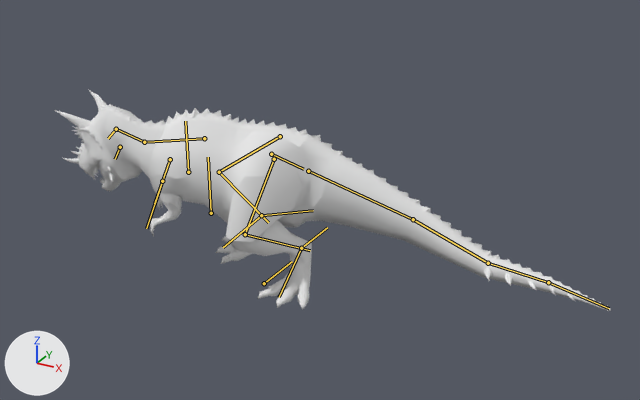
Two versions of the glTF model Project/area/2 dino jungle/object/model/dino/DinoRex.gltf, one commit apart.
Before and after are seen from a 50 mm lens placed at (44.1, -68.1, 45.0), pointed at (4.8, 3.2, 9.3). The lights are fixed; the arrows at lower left show +X, +Y and +Z. Both versions are drawn at frame 45 of the action 'rex-tail-attack'; the numbers are the values there. The bones that bend it are drawn over the model as lines.

The first picture shows 'DinoRexMesh'.
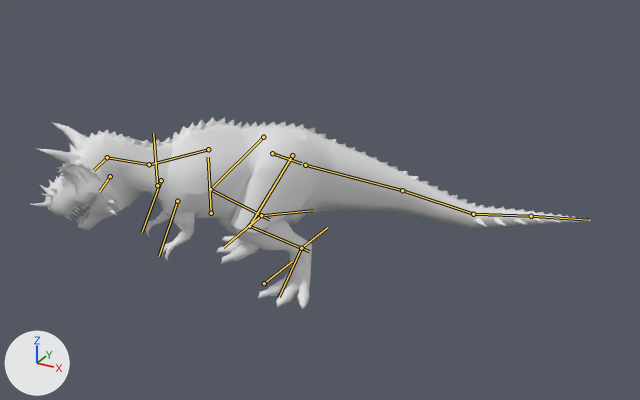
The change, as JSON lines over the scene's bpy script:
```json
{"block": "bone_hip", "where": "bone_hip = bpy.data.objects['DinoRexRoot'].pose.bones['hip']  # child of 'root'"}
{"op": "set", "path": "bone_hip.rotation_quaternion", "old": "(0.846, -0.082, 0.179, -0.495)", "new": "(0.952, -0.097, 0.086, -0.279)", "note": "degrees (-19, 13, -63) -> degrees (-14, 6, -33)"}
{"block": "bone_tail1", "where": "bone_tail1 = bpy.data.objects['DinoRexRoot'].pose.bones['tail1']  # child of 'hip'"}
{"op": "set", "path": "bone_tail1.rotation_quaternion", "old": "(0.99, -0.098, -0.019, -0.095)", "new": "(0.992, -0.096, -0.024, -0.081)", "note": "degrees (-11, -3, -11) -> degrees (-11, -4, -9)"}
{"block": "bone_tail2", "where": "bone_tail2 = bpy.data.objects['DinoRexRoot'].pose.bones['tail2']  # child of 'tail1'"}
{"op": "set", "path": "bone_tail2.rotation_quaternion", "old": "(0.996, -0.013, 0.033, -0.085)", "new": "(0.994, -0.012, 0.04, -0.105)", "note": "degrees (-2, 4, -10) -> degrees (-2, 4, -12)"}
{"block": "bone_tail3", "where": "bone_tail3 = bpy.data.objects['DinoRexRoot'].pose.bones['tail3']  # child of 'tail2'"}
{"op": "set", "path": "bone_tail3.rotation_quaternion", "old": "(0.982, 0.159, 0.02, -0.105)", "new": "(0.985, 0.159, 0.009, -0.059)", "note": "degrees (18, 4, -12) -> degrees (18, 2, -6)"}
{"block": "bone_tail4", "where": "bone_tail4 = bpy.data.objects['DinoRexRoot'].pose.bones['tail4']  # child of 'tail3'"}
{"op": "set", "path": "bone_tail4.rotation_quaternion", "old": "(0.996, -0.011, 0.0, -0.089)", "new": "(0.999, -0.008, -0.002, -0.041)", "note": "degrees (-1, 0, -10) -> degrees (-1, 0, -5)"}
{"block": "bone_spine", "where": "bone_spine = bpy.data.objects['DinoRexRoot'].pose.bones['spine']  # child of 'hip'"}
{"op": "set", "path": "bone_spine.rotation_quaternion", "old": "(0.984, 0.161, -0.069, -0.02)", "new": "(0.983, 0.166, -0.072, -0.02)", "note": "degrees (19, -7, -4) -> degrees (19, -8, -4)"}
{"block": "bone_r_thigh", "where": "bone_r_thigh = bpy.data.objects['DinoRexRoot'].pose.bones['r_thigh']  # child of 'hip'"}
{"op": "set", "path": "bone_r_thigh.rotation_quaternion", "old": "(0.964, -0.251, -0.045, 0.078)", "new": "(0.979, -0.138, 0.013, 0.15)", "note": "degrees (-29, -3, 10) -> degrees (-16, 4, 17)"}
{"block": "bone_r_leg", "where": "bone_r_leg = bpy.data.objects['DinoRexRoot'].pose.bones['r_leg']  # child of 'r_thigh'"}
{"op": "set", "path": "bone_r_leg.rotation_quaternion", "old": "(0.905, 0.426, 0.0, -0.001)", "new": "(0.892, 0.451, 0.0, -0.001)", "note": "degrees (50, 0, 0) -> degrees (54, 0, 0)"}
{"block": "bone_l_thigh", "where": "bone_l_thigh = bpy.data.objects['DinoRexRoot'].pose.bones['l_thigh']  # child of 'hip'"}
{"op": "set", "path": "bone_l_thigh.rotation_quaternion", "old": "(0.962, 0.026, -0.253, -0.099)", "new": "(0.997, -0.067, -0.029, 0.031)", "note": "degrees (7, -29, -13) -> degrees (-8, -3, 4)"}
{"block": "bone_l_leg", "where": "bone_l_leg = bpy.data.objects['DinoRexRoot'].pose.bones['l_leg']  # child of 'l_thigh'"}
{"op": "set", "path": "bone_l_leg.rotation_quaternion", "old": "(0.929, 0.371, 0.0, 0.001)", "new": "(0.918, 0.396, 0.0, 0.001)", "note": "degrees (44, 0, 0) -> degrees (47, 0, 0)"}
```

Location of each change, [x1, y1, x2, y2] in pixels of the pictures (640 x 400 px):
```json
{"object": "DinoRexMesh", "change": "posed", "before": [55, 90, 611, 311], "after": [31, 117, 591, 309], "on screen": "13% shorter"}
{"bone": "hip", "before": "(271, 154) to (303, 169)", "after": "(272, 153) to (301, 163)"}
{"bone": "tail1", "before": "(308, 171) to (413, 219)", "after": "(305, 165) to (402, 190)"}
{"bone": "tail2", "before": "(413, 219) to (488, 263)", "after": "(402, 190) to (473, 214)"}
{"bone": "tail3", "before": "(488, 263) to (548, 282)", "after": "(473, 214) to (531, 216)"}
{"bone": "tail4", "before": "(548, 282) to (609, 308)", "after": "(531, 216) to (589, 220)"}
{"bone": "spine", "before": "(204, 138) to (146, 142)", "after": "(208, 149) to (150, 164)"}
{"bone": "r_thigh", "before": "(280, 136) to (219, 172)", "after": "(263, 137) to (210, 189)"}
{"bone": "r_leg", "before": "(219, 172) to (268, 222)", "after": "(210, 189) to (269, 219)"}
{"bone": "l_thigh", "before": "(274, 159) to (245, 234)", "after": "(292, 155) to (249, 226)"}
{"bone": "l_leg", "before": "(245, 234) to (310, 250)", "after": "(249, 226) to (309, 251)"}
```
